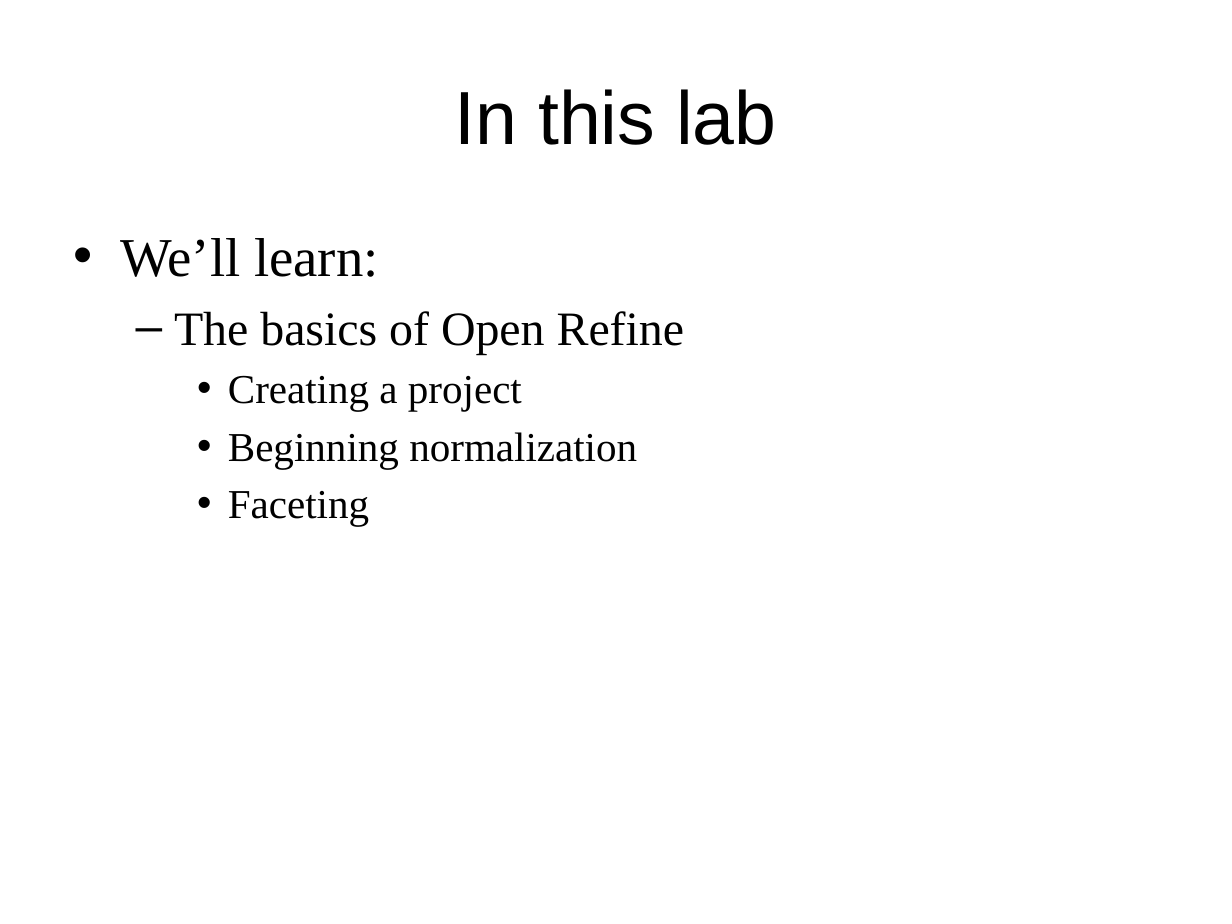
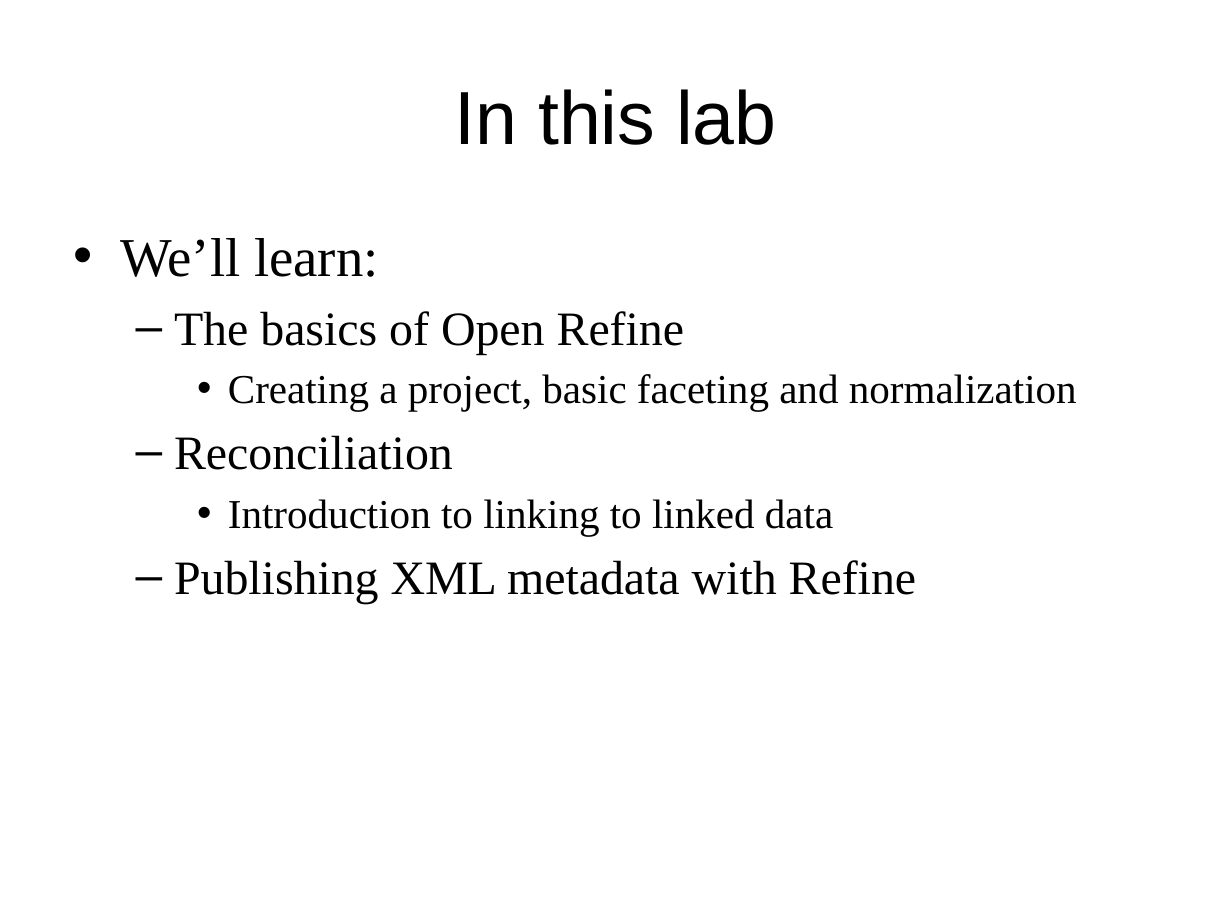
Before and after one commit to DataCurationWorkshop/HongKongCurationWorkshop, a slide deck: slide 4 of Day_2/Lab/Day_2Lab_OpenRefine.pptx. Drawn at 1232x924 pixels with LibreOffice and Linux fonts; fonts in the diff are those of the drawing; background and template pictures are left out. Boxes give left, top, right and bottom in pixels: in the first picture for what was removed or moved away, otherwise in the second. Text is boxed around its words. In the diff, an @@ line names an element or a change of style, - is before the commit and + after.

Commit message:
adding day 2 lab data and ppt

```diff
--- a/Day_2/Lab/Day_2Lab_OpenRefine.pptx
+++ b/Day_2/Lab/Day_2Lab_OpenRefine.pptx
@@ text at [174,374,1077,604]: text changed @@
-    • Creating a project
-    • Beginning normalization
-    • Faceting
+    • Creating a project, basic faceting and normalization
+  – Reconciliation
+    • Introduction to linking to linked data
+  – Publishing XML metadata with Refine
```
Also in this commit, not shown: 2 other slides changed, 23 slides added, 6 other files.
